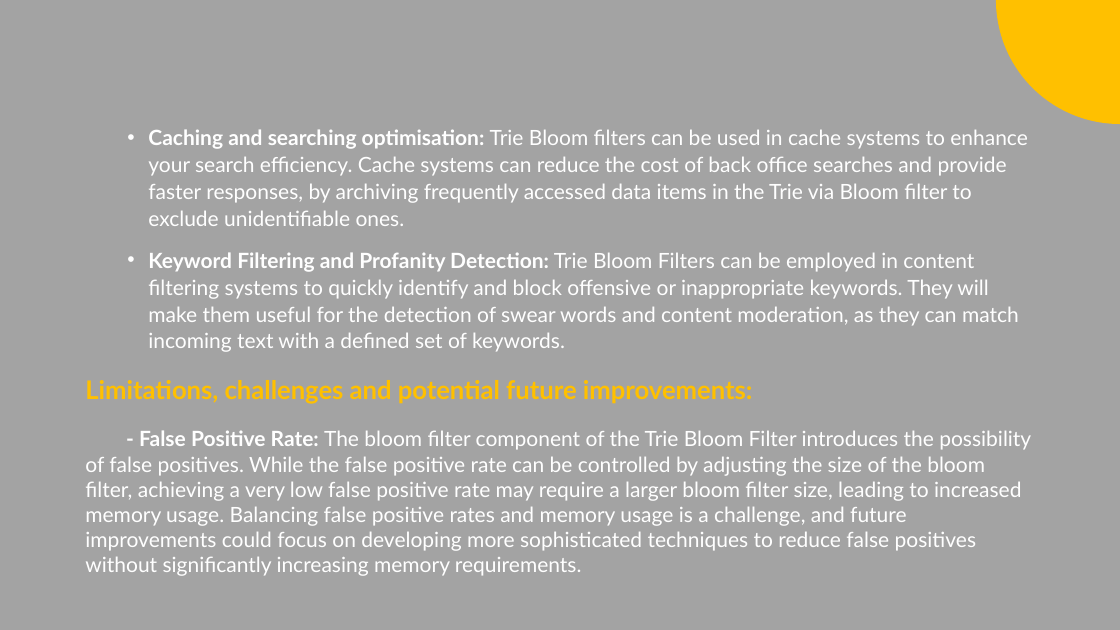
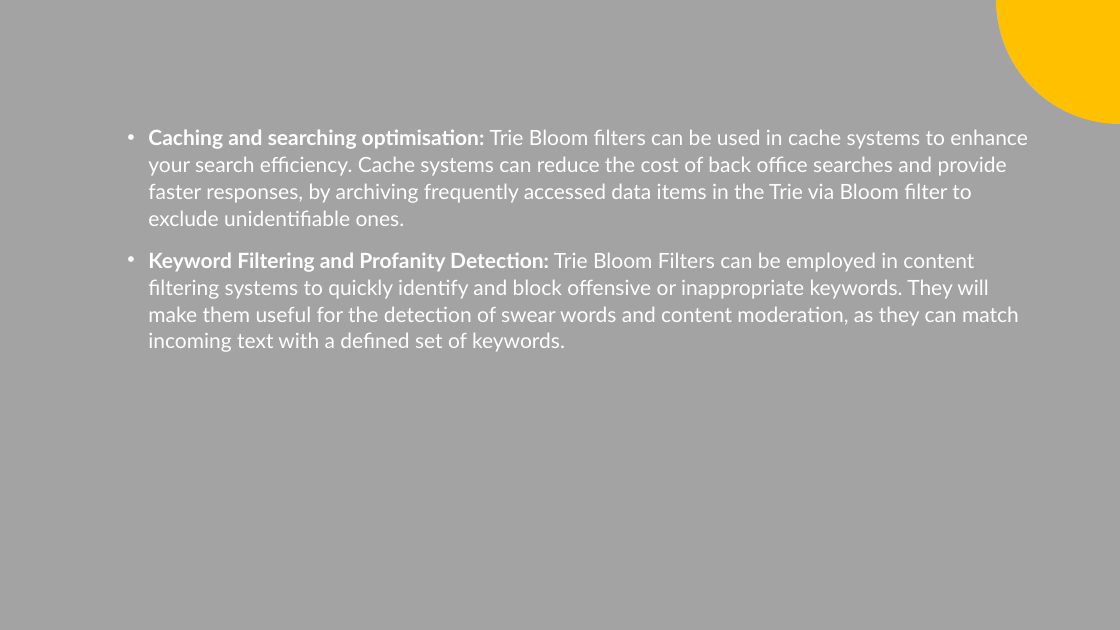
Before and after one commit to jjeffreyj/Algosaints, a slide deck: slide 25 of DSA REPORT.pptx. Drawn at 1120x630 pixels with LibreOffice and Linux fonts; fonts in the diff are those of the drawing. Boxes give left, top, right and bottom in pixels: in the first picture for what was removed or moved away, otherwise in the second. Text is boxed around its words. In the diff, an @@ line names an element or a change of style, - is before the commit and + after.

```diff
--- a/DSA REPORT.pptx
+++ b/DSA REPORT.pptx
@@ text at [85, 380, 1031, 576]: paragraphs removed @@
-Limitations, challenges and potential future improvements:
-- False Positive Rate: The bloom filter component of the Trie Bloom Filter introduces the possibility of false positives. While the false positive rate can be controlled by adjusting the size of the bloom filter, achieving a very low false positive rate may require a larger bloom filter size, leading to increased memory usage. Balancing false positive rates and memory usage is a challenge, and future improvements could focus on developing more sophisticated techniques to reduce false positives without significantly increasing memory requirements.
```
Also in this commit, not shown: 4 other slides changed.
